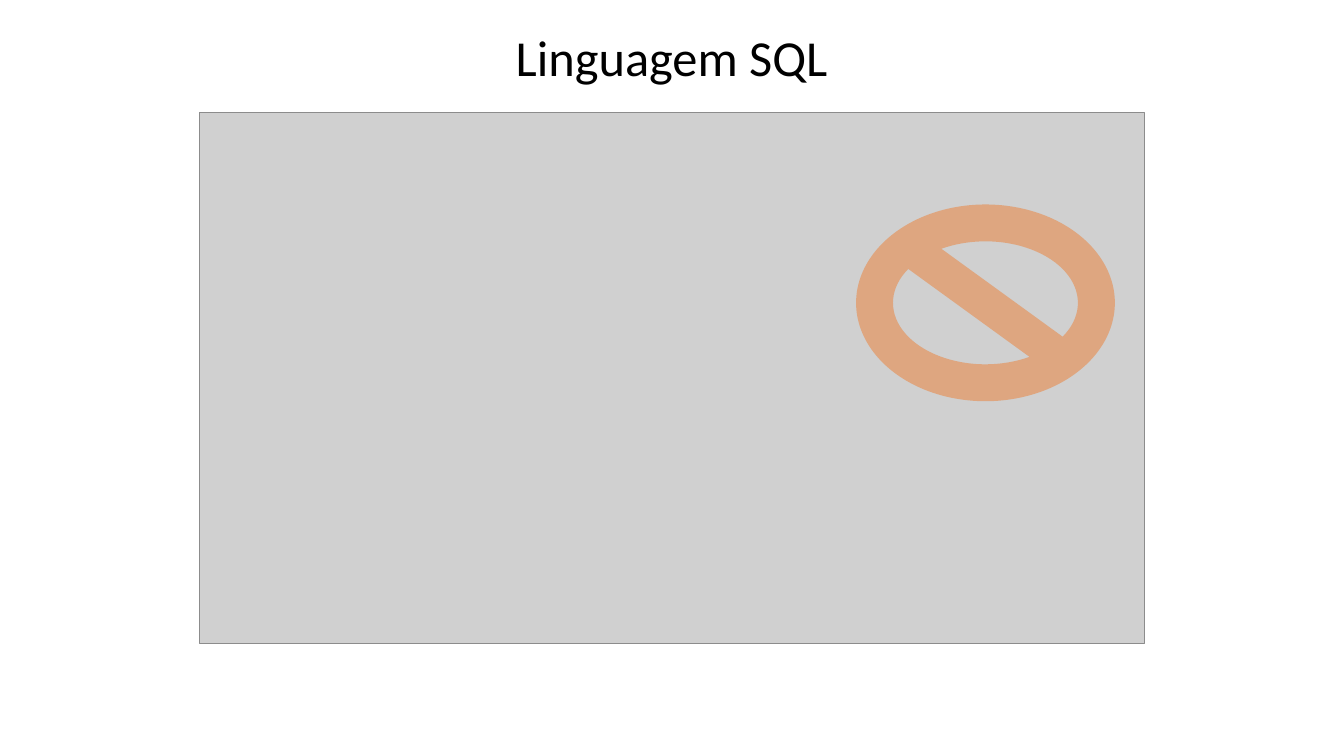
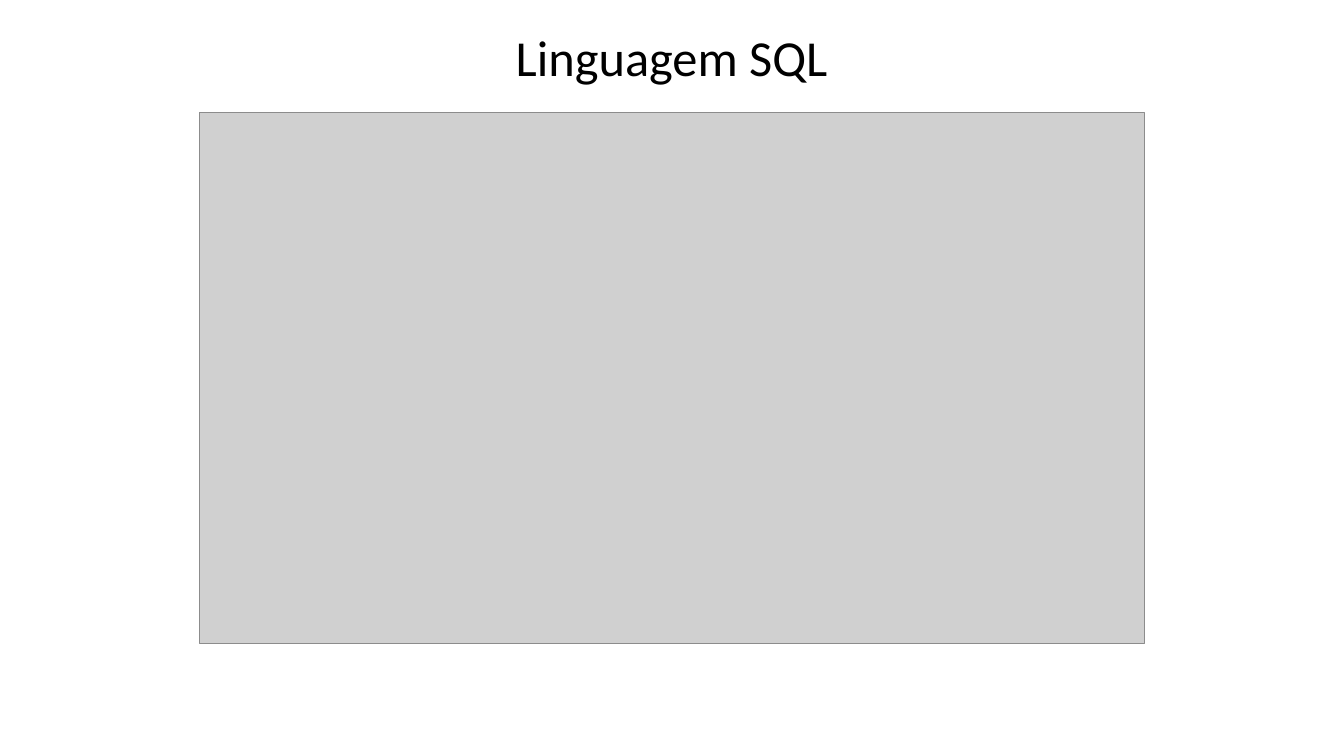
Before and after one commit to Felipe-Tagawa/C07-Monitoria, a slide deck: slide 2 of Aula 05/ComandosDDL.pptx. Drawn at 1344x756 pixels with LibreOffice and Linux fonts; fonts in the diff are those of the drawing; grey boxes stand for pictures; background and template pictures are left out. Boxes give left, top, right and bottom in pixels: in the first picture for what was removed or moved away, otherwise in the second. Text is boxed around its words. In the diff, an @@ line names an element or a change of style, - is before the commit and + after.

```diff
--- a/Aula 05/ComandosDDL.pptx
+++ b/Aula 05/ComandosDDL.pptx
@@ no-entry sign removed at (x1=856, y1=205, x2=1115, y2=401) @@
```
Also in this commit, not shown: 26 other files.
